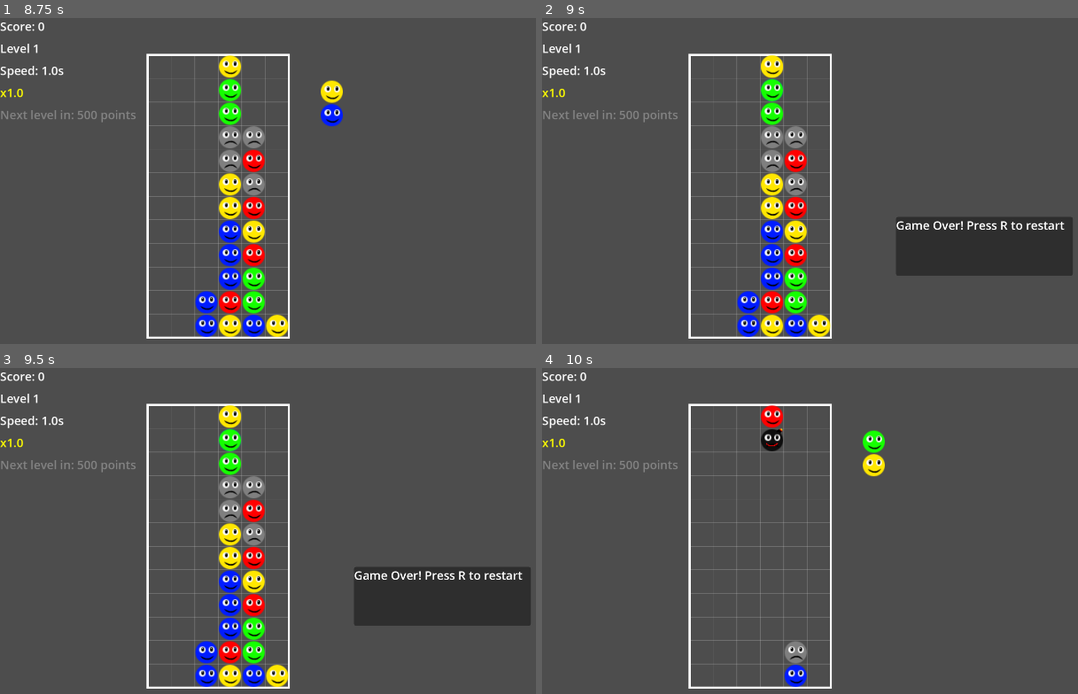
Above: before the commit, frames 1-4 (two rows, left to right).
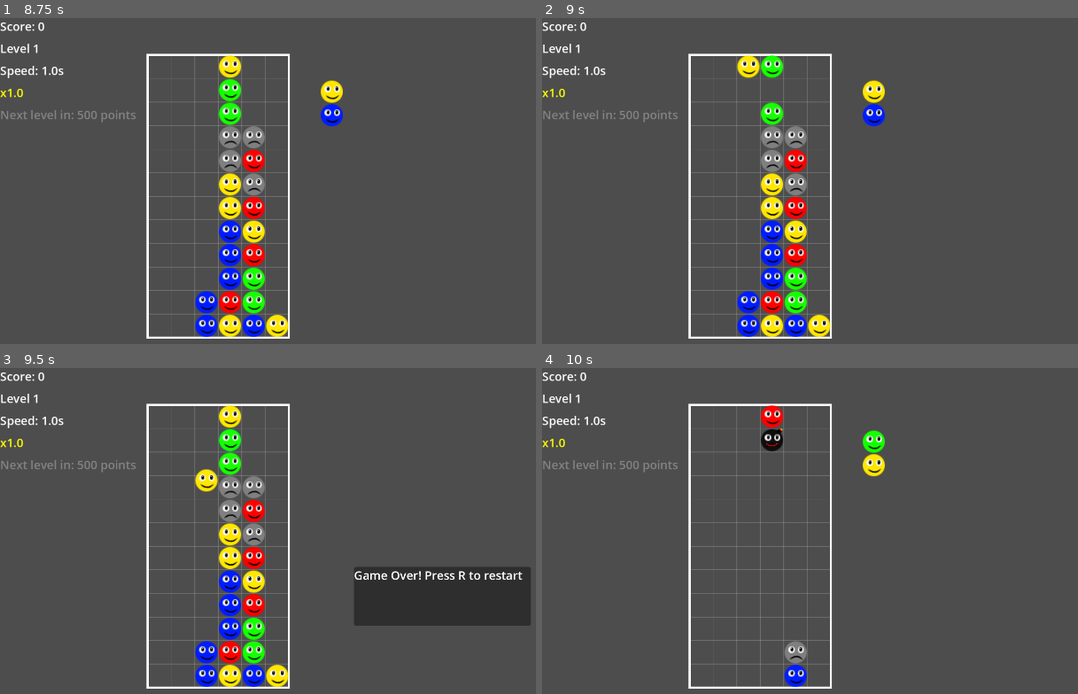
Above: after the commit, the same moments.

Repository: csmallfield/PuyoPuyo
Game: Godot game, scene res://scenes/Main.tscn
The game is run twice, just before and just after one commit, with the same random seed, the same clock (stepped at 60 frames per second) and the same inputs. The engine's default icon, where the game draws it, is replaced by a stand-in: a white triangle on a blue panel in a dark square.
Inputs:
- Up to frame 1 (8.75 s): tap Enter at 0.5 s; hold Right (move_right) 0.53-1.28 s; hold Space (fast_drop) 0.53-1.28 s; tap Up (rotate_piece) at 0.8, 1.35, 2.3, 2.85, 3.8, 4.35, 5.3, 5.85, 6.8, 7.35, 8.3 s; tap R (restart) at 1.25, 2.75, 5.75 s; hold Down (move_down) 1.28-2.03 s; tap Space (fast_drop) every 1.5 s from 1.55 to 7.55 s; hold Space (fast_drop) 2.03-2.78 s; hold Right (move_right) 2.03-3.53 s; hold Space (fast_drop) 3.53-4.28 s; hold Left (move_left) 3.53-5.03 s; hold Down (move_down) 5.03-5.78 s; hold Space (fast_drop) 5.03-5.78 s; hold Right (move_right) 5.78-8.03 s; hold Space (fast_drop) 6.53-7.28 s; hold Down (move_down) from 8.03 s (still down); hold Space (fast_drop) from 8.03 s (still down)
- Up to frame 2 (9 s): tap R (restart) at 8.75 s; release Down (move_down) at 8.78 s; release Space (fast_drop) at 8.78 s; hold Left (move_left) from 8.78 s (still down); tap Up (rotate_piece) at 8.85 s
- Up to frame 3 (9.5 s): keep holding Left (move_left); tap Space (fast_drop) at 9.05 s
- Up to frame 4 (10 s): tap R (restart) at 9.5 s; release Left (move_left) at 9.53 s; hold Right (move_right) from 9.53 s (still down); hold Space (fast_drop) from 9.53 s (still down); tap Up (rotate_piece) at 9.8 s

Frame 1 is identical in both runs. In frame 2, 7.0% of the frame differs, in the area x 36-100%, y 11-80%; in frame 3, 0.3%; in frame 4, nothing differs.

Commit message:
Grace period added before locking in
Now if you are trying to move pieces around at higher speeds the pieces are not "sticky". It's not perfect, but much better than before.

Diff:
--- a/puyopuyo_prototype/scripts/Grid.gd
+++ b/puyopuyo_prototype/scripts/Grid.gd
@@ -4,13 +4,20 @@
 signal game_over
 
 const CELL_SIZE = 32
+const LANDING_GRACE_PERIOD = 0.5  # Time in seconds players can move after landing
 const Piece = preload("res://scenes/Piece.tscn")
+
 var grid_data = []
 var current_piece_pair = null
 var next_piece_pair = null
 var fall_timer = 0.0
 var clearing_matches = false
 
+# Landing grace period variables
+var landing_grace_timer = 0.0
+var is_in_grace_period = false
+var piece_has_landed = false
+
 @onready var piece_pair_scene = preload("res://scenes/PiecePair.tscn")
 
 func _ready():
@@ -45,10 +52,18 @@
 		return
 
 	if current_piece_pair and not clearing_matches:
-		fall_timer += delta
-		if fall_timer >= GameState.get_fall_speed():
-			fall_timer = 0.0
-			move_piece_down()
+		# Handle landing grace period
+		if is_in_grace_period:
+			landing_grace_timer += delta
+			# If grace period expires, lock the piece
+			if landing_grace_timer >= LANDING_GRACE_PERIOD:
+				force_place_piece()
+		else:
+			# Normal falling behavior
+			fall_timer += delta
+			if fall_timer >= GameState.get_fall_speed():
+				fall_timer = 0.0
+				move_piece_down()
 
 func initialize_grid():
 	grid_data = []
@@ -75,6 +90,9 @@
 		current_piece_pair = piece_pair_scene.instantiate()
 		add_child(current_piece_pair)
 
+	# Reset landing state for new piece
+	reset_landing_state()
+
 	# Position at top center
 	var start_pos = Vector2(GameState.grid_width / 2, 0)
 	current_piece_pair.set_grid_position(start_pos)
@@ -90,16 +108,36 @@
 	add_child(next_piece_pair)
 	next_piece_pair.set_pixel_position(Vector2(250, 50))  # Show next piece area
 
+func reset_landing_state():
+	is_in_grace_period = false
+	piece_has_landed = false
+	landing_grace_timer = 0.0
+
+func start_grace_period():
+	if not is_in_grace_period:  # Only start grace period once
+		is_in_grace_period = true
+		landing_grace_timer = 0.0
+		piece_has_landed = true
+
 func _input(event):
 	if GameState.current_state != GameState.State.PLAYING or not current_piece_pair:
 		return
 
 	if event.is_action_pressed("move_left"):
 		move_piece_horizontal(-1)
+		# Reset grace timer on movement
+		if is_in_grace_period:
+			landing_grace_timer = 0.0
 	elif event.is_action_pressed("move_right"):
 		move_piece_horizontal(1)
+		# Reset grace timer on movement
+		if is_in_grace_period:
+			landing_grace_timer = 0.0
 	elif event.is_action_pressed("rotate_piece"):
 		rotate_piece()
+		# Reset grace timer on rotation
+		if is_in_grace_period:
+			landing_grace_timer = 0.0
 	elif event.is_action_pressed("move_down"):
 		move_piece_down()
 	elif event.is_action_pressed("fast_drop"):
@@ -117,9 +155,16 @@
 		current_piece_pair.set_grid_position(new_pos)
 		current_piece_pair.set_pixel_position(grid_to_pixel(new_pos))
 	else:
-		place_piece_pair()
+		# Piece has hit something - start grace period if not already started
+		if not piece_has_landed:
+			start_grace_period()
 
 func fast_drop_piece():
+	# Fast drop immediately ends grace period and places piece
+	if is_in_grace_period:
+		force_place_piece()
+		return
+
 	# Keep moving down until we can't anymore
 	while true:
 		var new_pos = current_piece_pair.grid_position + Vector2(0, 1)
@@ -127,9 +172,13 @@
 			current_piece_pair.set_grid_position(new_pos)
 			current_piece_pair.set_pixel_position(grid_to_pixel(new_pos))
 		else:
-			# Can't move down anymore, place the piece
+			# Can't move down anymore, place the piece immediately
 			place_piece_pair()
 			break
+
+func force_place_piece():
+	# Force placement regardless of grace period
+	place_piece_pair()
 
 func rotate_piece():
 	current_piece_pair.rotate_pieces()
@@ -153,6 +202,9 @@
 func place_piece_pair():
 	var positions = current_piece_pair.get_piece_positions(current_piece_pair.grid_position)
 	var pieces = current_piece_pair.get_pieces()
+
+	# Reset landing state
+	reset_landing_state()
 
 	# Place pieces in grid and remove from piece pair
 	for i in range(positions.size()):
